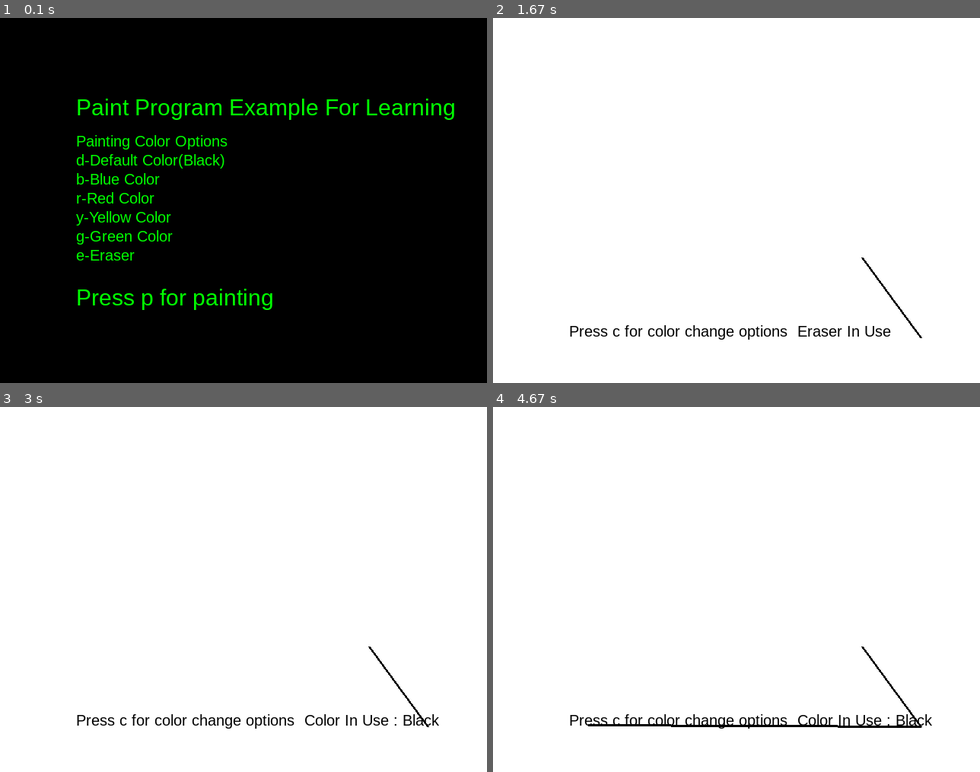
Above: before the commit, frames 1-4 (two rows, left to right).
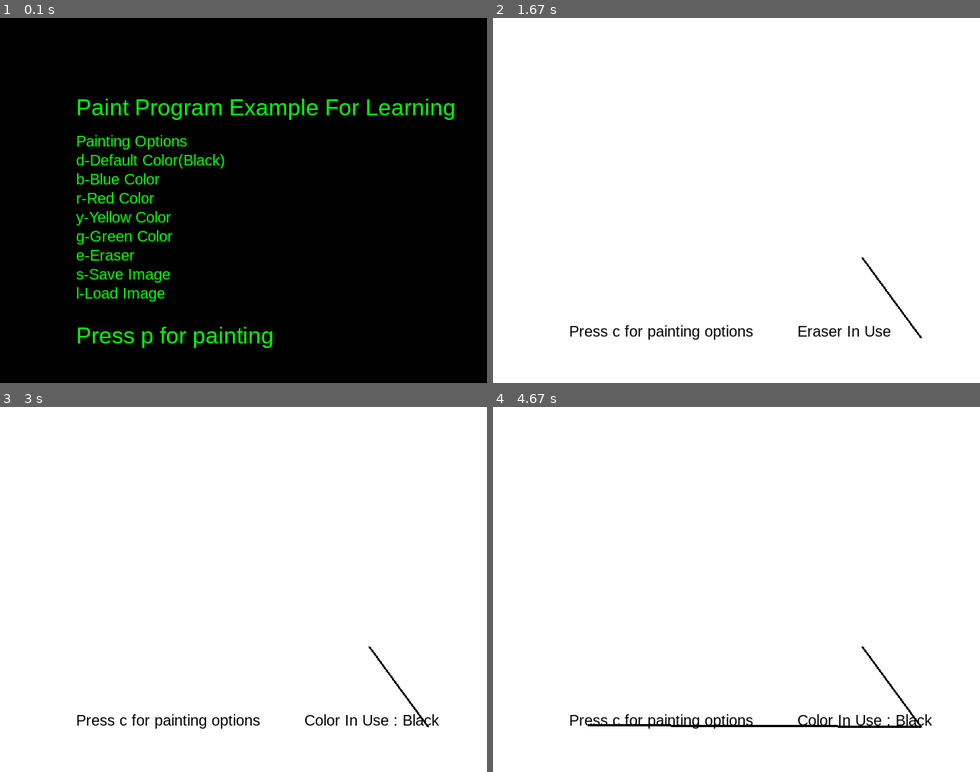
Above: after the commit, the same moments.

Repository: ankur0890/Pygame-Examples-For-Learning
Game: pygame game, started from paint.py
The game is run twice, just before and just after one commit, with the same random seed, the same clock (stepped at 60 frames per second) and the same inputs.
Inputs (mouse positions are in pixels of both pictures, inside the frame that each line leads up to):
- Up to frame 1 (0.1 s): no input
- Up to frame 2 (1.67 s): tap P at 0.83 s; press the mouse at (921, 339) at 1.2 s; move the mouse to (892, 295) at 1.3 s; release the mouse at (863, 258) at 1.43 s; tap E at 1.5 s
- Up to frame 3 (3 s): hold D 1.83-2.3 s; move the mouse to (136, 702) at 1.87 s; hold S 2.33-2.63 s; tap B at 2.48 s; hold D from 2.67 s (still down); tap Y at 2.82 s
- Up to frame 4 (4.67 s): release D at 3.3 s; hold S 3.33-3.7 s; tap G at 3.48 s; hold D 3.73-4.2 s; tap B at 3.88 s; press the mouse at (921, 728) at 4.27 s; move the mouse to (755, 724) at 4.37 s; release the mouse at (590, 724) at 4.5 s; press the mouse at (921, 728) at 4.6 s

The runs differ from the first frame. In frame 1, 2.0% of the frame differs, in the area x 15-56%, y 32-91%; in frame 2, 0.5%; in frame 3, 0.5%; in frame 4, 0.4%.

Commit message:
adding save and load functionality

Diff:
--- a/paint.py
+++ b/paint.py
@@ -42,15 +42,16 @@
                exit()
            screen.fill((0,0,0))
            screen.blit(welcomeFont.render("Paint Program Example For Learning",True,(0,255,0)),(100,100))
-           screen.blit(colorConfigFont.render("Painting Color Options",True,(0,255,0)),(100,150))
+           screen.blit(colorConfigFont.render("Painting Options",True,(0,255,0)),(100,150))
            screen.blit(colorConfigFont.render("d-Default Color(Black)",True,(0,255,0)),(100,175))
            screen.blit(colorConfigFont.render("b-Blue Color",True,(0,255,0)),(100,200))
            screen.blit(colorConfigFont.render("r-Red Color",True,(0,255,0)),(100,225))
            screen.blit(colorConfigFont.render("y-Yellow Color",True,(0,255,0)),(100,250))
            screen.blit(colorConfigFont.render("g-Green Color",True,(0,255,0)),(100,275))
            screen.blit(colorConfigFont.render("e-Eraser",True,(0,255,0)),(100,300))
-           screen.blit(welcomeFont.render("Press p for painting",True,(0,255,0)),(100,350))
-           screen.blit
+           screen.blit(colorConfigFont.render("s-Save Image",True,(0,255,0)),(100,325))
+           screen.blit(colorConfigFont.render("l-Load Image",True,(0,255,0)),(100,350))
+           screen.blit(welcomeFont.render("Press p for painting",True,(0,255,0)),(100,400))
            pygame.display.flip()
            if mainScreenPressed[K_p]:
                welcomeScreen=False
@@ -79,7 +80,12 @@
         color=(0,0,0)
         colorName="Black"
         welcomeScreen=True
-
+    elif pressed[K_s]:
+        pygame.image.save(screen,'image.png')
+    elif pressed[K_l]:
+        background=pygame.image.load('image.png')
+        colorName="Black"
+        color=(0,0,0)
 
 
     for i in pygame.event.get():
@@ -94,8 +100,8 @@
     screen.blit(background,(0,0))
     if color==(255,255,255):
      screen.blit(font.render("Eraser In Use",True,(0,0,0)),(400,400))
-     screen.blit(font.render("Press c for color change options",True,(0,0,0)),(100,400))
+     screen.blit(font.render("Press c for painting options",True,(0,0,0)),(100,400))
     else:
-     screen.blit(font.render("Press c for color change options",True,(0,0,0)),(100,400))
+     screen.blit(font.render("Press c for painting options",True,(0,0,0)),(100,400))
      screen.blit(font.render("Color In Use : %s"%colorName,True,color),(400,400))
     pygame.display.flip()
